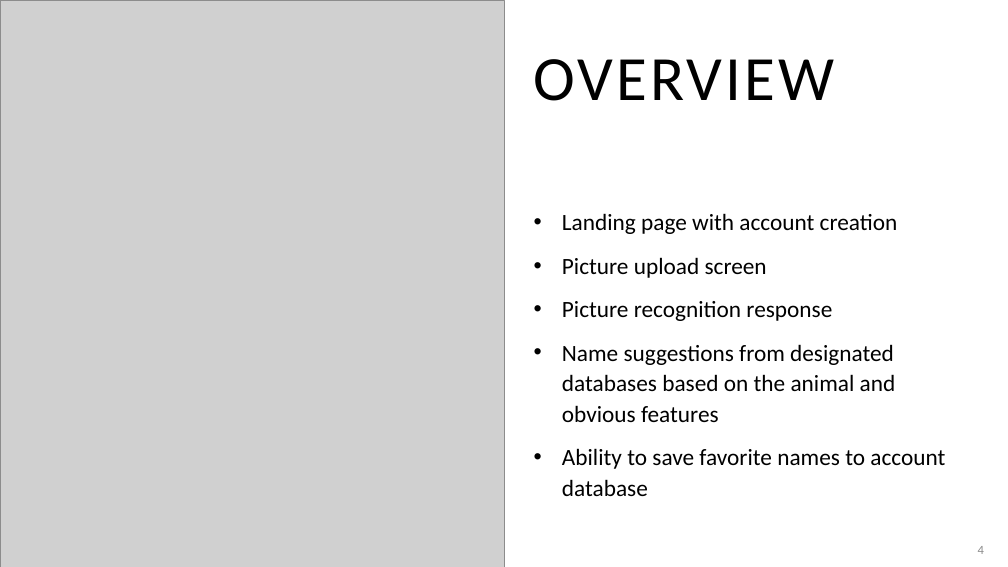
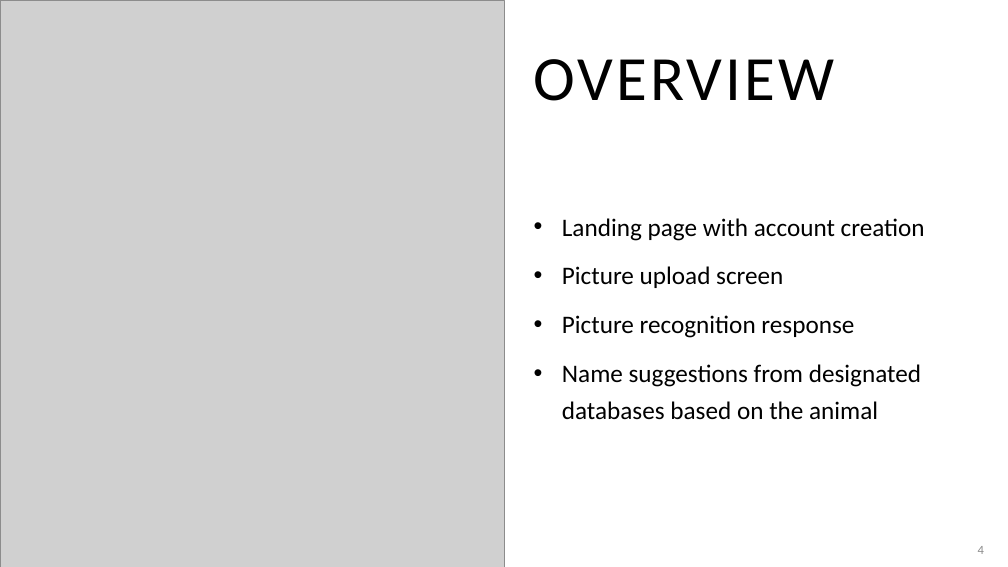
Before and after one commit to adriaonline/CPT200SP24-Team1, a slide deck: slide 4 of Phase 3 Docs/Phase 3 - Presentation.pptx. Drawn at 1008x567 pixels with LibreOffice and Linux fonts; fonts in the diff are those of the drawing; grey boxes stand for pictures. Boxes give left, top, right and bottom in pixels: in the first picture for what was removed or moved away, otherwise in the second. Text is boxed around its words. In the diff, an @@ line names an element or a change of style, - is before the commit and + after.

```diff
--- a/Phase 3 Docs/Phase 3 - Presentation.pptx
+++ b/Phase 3 Docs/Phase 3 - Presentation.pptx
@@ text at bbox=[562, 218, 925, 338]: size 22.2 to 24 pt in "Landing page with account creation", "Picture upload screen", "Picture recognition response"; line spacing 1.1 to 1.2 @@
@@ text at bbox=[562, 364, 921, 420]: text changed; size 22.2 to 24 pt @@
-• Name suggestions from designated databases based on the animal and obvious features
-• Ability to save favorite names to account database
+• Name suggestions from designated databases based on the animal
```
Also in this commit, not shown: 3 other slides changed, 1 slide added.
